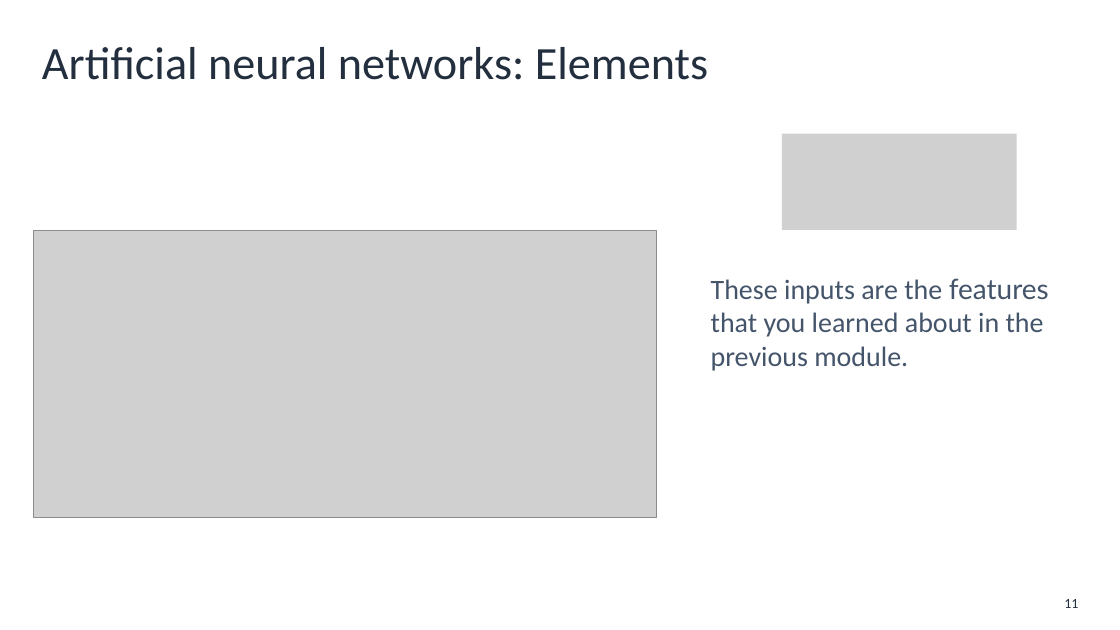
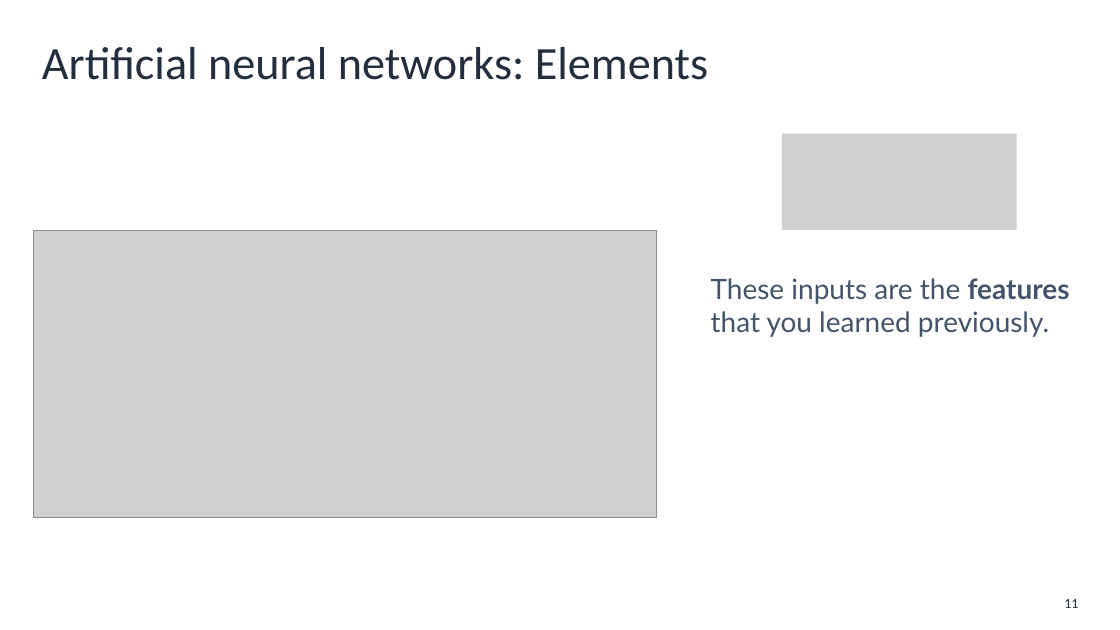
Before and after one commit to aws-mlu/aws-mlu-eep-traditional-ml, a slide deck: slide 11 of mlu-dlti/Lessons/DEV_MLUDTI-EN-M1-L1.pptx. Drawn at 1120x630 pixels with LibreOffice and Linux fonts; fonts in the diff are those of the drawing; grey boxes stand for pictures; background and template pictures are left out. Boxes give left, top, right and bottom in pixels: in the first picture for what was removed or moved away, otherwise in the second. Text is boxed around its words. In the diff, an @@ line names an element or a change of style, - is before the commit and + after.

```diff
--- a/mlu-dlti/Lessons/DEV_MLUDTI-EN-M1-L1.pptx
+++ b/mlu-dlti/Lessons/DEV_MLUDTI-EN-M1-L1.pptx
@@ text at [711,278,1070,337]: text changed; font Calibri to Lato @@
-These inputs are the features that you learned about in the previous module.
+These inputs are the features that you learned previously.
```
Also in this commit, not shown: 7 other slides changed, 16 other files.
